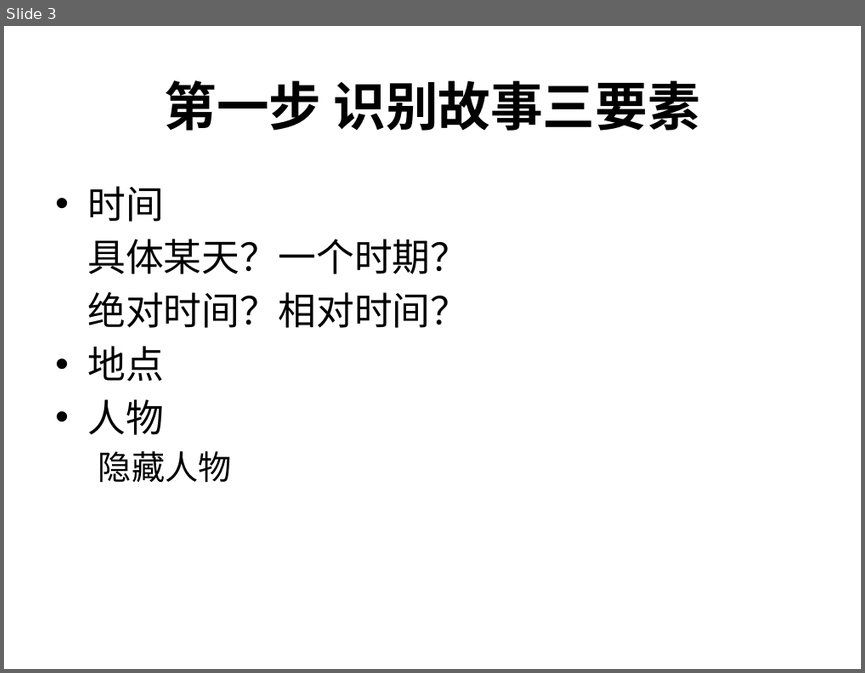
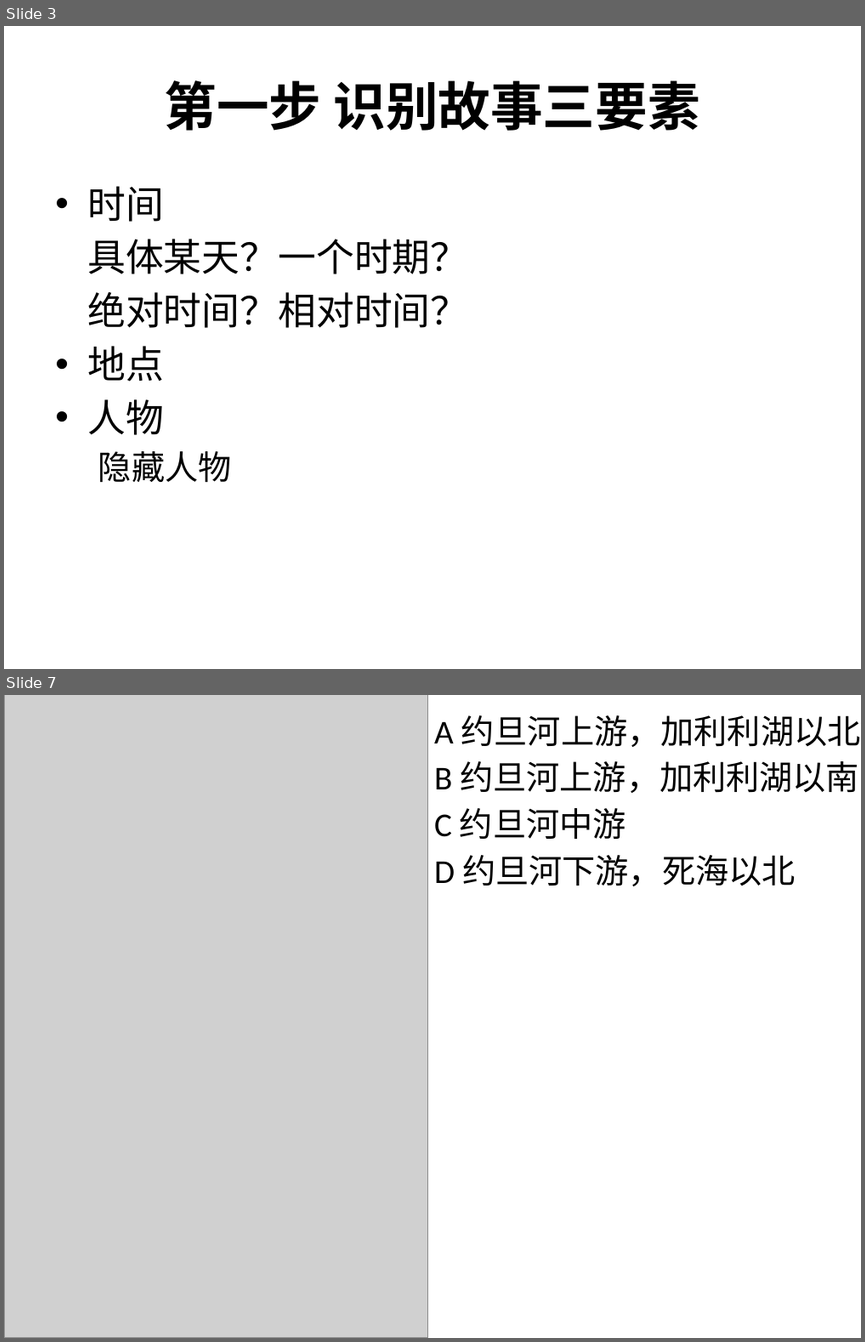
Before and after one commit to zy-hz/my-bible, a slide deck: 课程设计/马可福音查经/PPT/01.pptx. Shown one above the other, each under a label of ours: slide 3 before the commit, slides 3 and 7 after it; the slides between them are not shown. The pictures are 865x673 and 865x1342 pixels, drawn with LibreOffice and Linux fonts; fonts in the diff are those of the drawing; grey boxes stand for pictures. Boxes give left, top, right and bottom in pixels: in the first picture for what was removed or moved away, otherwise in the second. Text is boxed around its words. In the diff, an @@ line names an element or a change of style, - is before the commit and + after.

```diff
--- a/课程设计/马可福音查经/PPT/01.pptx
+++ b/课程设计/马可福音查经/PPT/01.pptx
@@ slide 7 added at (4, 695, 861, 1338), background #FFFFFF @@
@@ picture added at (4, 695, 428, 1338) @@
@@ text added at (434, 715, 861, 886), 28 pt, text #000000 @@
+A 约旦河上游，加利利湖以北
+B 约旦河上游，加利利湖以南
+C 约旦河中游
+D 约旦河下游，死海以北
```
Also in this commit, not shown: 12 other slides added, 1 slide removed.
